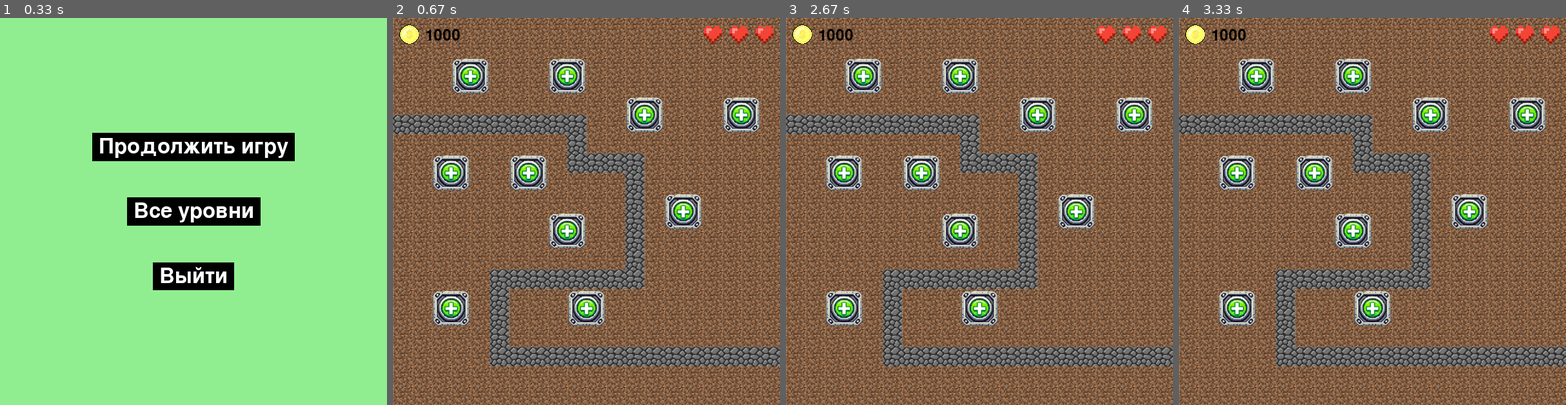
Above: before the commit, frames 1-4 (left to right).
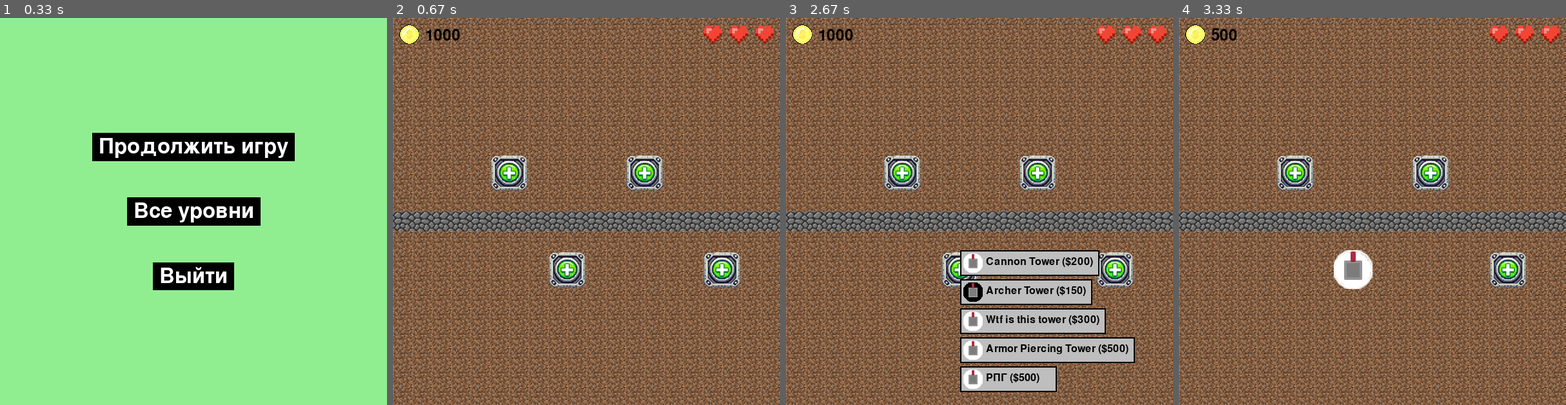
Above: after the commit, the same moments.

Repository: cerXXXX/pygame-project
Game: pygame game, started from main.py
The game is run twice, just before and just after one commit, with the same random seed, the same clock (stepped at 60 frames per second) and the same inputs.
Inputs (mouse positions are in pixels of both pictures, inside the frame that each line leads up to):
- Up to frame 1 (0.33 s): no input
- Up to frame 2 (0.67 s): click "Продолжить игру" at 0.38 s
- Up to frame 3 (2.67 s): click (979, 234) at 0.72 s; click (979, 257) at 2.55 s
- Up to frame 4 (3.33 s): click (1519, 358) at 2.88 s

Frame 1 is identical in both runs. In frame 2, 25% of the frame differs, in the area x 0-100%, y 10-90%; in frame 3, 33%, in the area x 0-100%, y 10-97%; in frame 4, 25%.

Commit message:
Сделаны 1 - 6 уровни

Diff:
--- a/board.py
+++ b/board.py
@@ -179,6 +179,8 @@
                     self.announcements.append(Announcement('Заморозка!', master=self))
                     self.curr_super_event = FreezeEvent(frequency=super_event.frequency, board=self)
                     self.curr_super_event.start_time = time.time()
+                else:
+                    pass
 
         if self.curr_super_event:
             self.curr_super_event.update(screen)
--- a/data.py
+++ b/data.py
@@ -54,36 +54,27 @@
     }
 ]
 
-ways_data = {1: [(-1, 5), (0, 5), (1, 5), (2, 5), (3, 5), (4, 5), (5, 5), (6, 5), (7, 5), (8, 5), (9, 5),
-                 (9, 6), (9, 7), (10, 7), (11, 7), (12, 7), (12, 8), (12, 9), (12, 10), (12, 11), (12, 12),
-                 (12, 13), (11, 13), (10, 13), (9, 13), (8, 13), (7, 13), (6, 13), (5, 13), (5, 14), (5, 15), (5, 16),
-                 (5, 17), (6, 17), (7, 17), (8, 17), (9, 17), (10, 17), (11, 17), (12, 17), (13, 17),
-                 (14, 17), (15, 17), (16, 17), (17, 17), (18, 17), (19, 17), (20, 17)],
-             2: [(0, 5), (1, 5), (2, 5), (3, 5), (4, 5), (5, 5), (6, 5), (7, 5), (8, 5), (9, 5),
-                 (9, 6), (9, 7), (10, 7), (11, 7), (12, 7), (12, 8), (12, 9), (12, 10), (12, 11), (12, 12),
-                 (12, 13), (11, 13), (10, 13), (9, 13), (8, 13), (7, 13), (6, 13), (5, 13), (5, 14), (5, 15), (5, 16),
-                 (5, 17), (6, 17), (7, 17), (8, 17), (9, 17), (10, 17), (11, 17), (12, 17), (13, 17),
-                 (14, 17), (15, 17), (16, 17), (17, 17), (18, 17), (19, 17)],
-             3: [(0, 5), (1, 5), (2, 5), (3, 5), (4, 5), (5, 5), (6, 5), (7, 5), (8, 5), (9, 5),
-                 (9, 6), (9, 7), (10, 7), (11, 7), (12, 7), (12, 8), (12, 9), (12, 10), (12, 11), (12, 12),
-                 (12, 13), (11, 13), (10, 13), (9, 13), (8, 13), (7, 13), (6, 13), (5, 13), (5, 14), (5, 15), (5, 16),
-                 (5, 17), (6, 17), (7, 17), (8, 17), (9, 17), (10, 17), (11, 17), (12, 17), (13, 17),
-                 (14, 17), (15, 17), (16, 17), (17, 17), (18, 17), (19, 17)],
-             4: [(0, 5), (1, 5), (2, 5), (3, 5), (4, 5), (5, 5), (6, 5), (7, 5), (8, 5), (9, 5),
-                 (9, 6), (9, 7), (10, 7), (11, 7), (12, 7), (12, 8), (12, 9), (12, 10), (12, 11), (12, 12),
-                 (12, 13), (11, 13), (10, 13), (9, 13), (8, 13), (7, 13), (6, 13), (5, 13), (5, 14), (5, 15), (5, 16),
-                 (5, 17), (6, 17), (7, 17), (8, 17), (9, 17), (10, 17), (11, 17), (12, 17), (13, 17),
-                 (14, 17), (15, 17), (16, 17), (17, 17), (18, 17), (19, 17)],
-             5: [(0, 5), (1, 5), (2, 5), (3, 5), (4, 5), (5, 5), (6, 5), (7, 5), (8, 5), (9, 5),
-                 (9, 6), (9, 7), (10, 7), (11, 7), (12, 7), (12, 8), (12, 9), (12, 10), (12, 11), (12, 12),
-                 (12, 13), (11, 13), (10, 13), (9, 13), (8, 13), (7, 13), (6, 13), (5, 13), (5, 14), (5, 15), (5, 16),
-                 (5, 17), (6, 17), (7, 17), (8, 17), (9, 17), (10, 17), (11, 17), (12, 17), (13, 17),
-                 (14, 17), (15, 17), (16, 17), (17, 17), (18, 17), (19, 17)],
-             6: [(0, 5), (1, 5), (2, 5), (3, 5), (4, 5), (5, 5), (6, 5), (7, 5), (8, 5), (9, 5),
-                 (9, 6), (9, 7), (10, 7), (11, 7), (12, 7), (12, 8), (12, 9), (12, 10), (12, 11), (12, 12),
-                 (12, 13), (11, 13), (10, 13), (9, 13), (8, 13), (7, 13), (6, 13), (5, 13), (5, 14), (5, 15), (5, 16),
-                 (5, 17), (6, 17), (7, 17), (8, 17), (9, 17), (10, 17), (11, 17), (12, 17), (13, 17),
-                 (14, 17), (15, 17), (16, 17), (17, 17), (18, 17), (19, 17)],
+ways_data = {1: [(-1, 10), (0, 10), (1, 10), (2, 10), (3, 10), (4, 10), (5, 10), (6, 10), (7, 10), (8, 10), (9, 10),
+                 (10, 10), (11, 10), (12, 10), (13, 10), (14, 10), (15, 10), (16, 10), (17, 10), (18, 10), (19, 10)],
+             2: [(-1, 10), (0, 10), (1, 10), (2, 10), (3, 10), (4, 10), (5, 10), (6, 10), (7, 10), (8, 10), (9, 10),
+                 (10, 10), (11, 10), (12, 10), (13, 10), (14, 10), (15, 10), (16, 10), (17, 10), (18, 10), (19, 10)],
+             3: [(0, 5), (1, 5), (2, 5), (3, 5), (4, 5), (5, 5), (6, 5), (7, 5), (8, 5), (9, 5), (10, 5), (11, 5),
+                 (12, 5), (13, 5), (14, 5), (14, 6), (14, 7), (14, 8), (14, 9), (14, 10), (14, 11), (14, 12), (14, 13),
+                 (14, 14), (14, 15), (14, 16), (14, 17), (14, 18), (14, 19)],
+             4: [(0, 5), (1, 5), (2, 5), (3, 5), (4, 5), (5, 5), (6, 5), (7, 5), (8, 5), (9, 5), (10, 5), (11, 5),
+                 (12, 5), (13, 5), (14, 5), (14, 6), (14, 7), (14, 8), (14, 9), (14, 10), (14, 11), (14, 12), (14, 13),
+                 (14, 14), (14, 15), (14, 16), (14, 17), (14, 18), (14, 19)],
+             5: [(-1, 11), (0, 11), (1, 11), (2, 11), (3, 11), (4, 11), (5, 11), (6, 11), (6, 10), (6, 9), (6, 8),
+                 (6, 7), (7, 7), (8, 7), (9, 7), (10, 7),
+                 (11, 7), (12, 7), (13, 7), (13, 8), (13, 9),
+                 (13, 10), (13, 11), (14, 11), (15, 11), (16, 11),
+                 (17, 11), (18, 11), (19, 11)],
+             6: [(-1, 11), (0, 11), (1, 11), (2, 11), (3, 11), (4, 11), (5, 11), (6, 11), (6, 10), (6, 9), (6, 8),
+                 (6, 7), (7, 7), (8, 7), (9, 7), (10, 7),
+                 (11, 7), (12, 7), (13, 7), (13, 8), (13, 9),
+                 (13, 10), (13, 11), (14, 11), (15, 11), (16, 11),
+                 (17, 11), (18, 11), (19, 11)],
+
              7: [(0, 5), (1, 5), (2, 5), (3, 5), (4, 5), (5, 5), (6, 5), (7, 5), (8, 5), (9, 5),
                  (9, 6), (9, 7), (10, 7), (11, 7), (12, 7), (12, 8), (12, 9), (12, 10), (12, 11), (12, 12),
                  (12, 13), (11, 13), (10, 13), (9, 13), (8, 13), (7, 13), (6, 13), (5, 13), (5, 14), (5, 15), (5, 16),
@@ -138,12 +129,12 @@
                    9: None,
                    10: None}
 
-building_places_data = {1: [(3, 2), (2, 7), (6, 7), (8, 2), (12, 4), (14, 9), (17, 4), (8, 10), (2, 14), (9, 14)],
-                        2: [(3, 2), (2, 7), (6, 7), (8, 2), (12, 4), (14, 9), (17, 4), (8, 10), (2, 14), (9, 14)],
-                        3: [(3, 2), (2, 7), (6, 7), (8, 2), (12, 4), (14, 9), (17, 4), (8, 10), (2, 14), (9, 14)],
-                        4: [(3, 2), (2, 7), (6, 7), (8, 2), (12, 4), (14, 9), (17, 4), (8, 10), (2, 14), (9, 14)],
-                        5: [(3, 2), (2, 7), (6, 7), (8, 2), (12, 4), (14, 9), (17, 4), (8, 10), (2, 14), (9, 14)],
-                        6: [(3, 2), (2, 7), (6, 7), (8, 2), (12, 4), (14, 9), (17, 4), (8, 10), (2, 14), (9, 14)],
+building_places_data = {1: [(5, 7), (12, 7), (8, 12), (16, 12)],
+                        2: [(5, 7), (12, 7), (8, 12), (16, 12)],
+                        3: [(7, 2), (2, 7), (10, 8), (10, 14)],
+                        4: [(7, 2), (2, 7), (10, 8), (10, 14)],
+                        5: [(9, 4), (2, 7), (16, 7), (9, 9)],
+                        6: [(9, 4), (2, 7), (16, 7), (9, 9)],
                         7: [(3, 2), (2, 7), (6, 7), (8, 2), (12, 4), (14, 9), (17, 4), (8, 10), (2, 14), (9, 14)],
                         8: [(3, 2), (2, 7), (6, 7), (8, 2), (12, 4), (14, 9), (17, 4), (8, 10), (2, 14), (9, 14)],
                         9: [(3, 2), (2, 7), (6, 7), (8, 2), (12, 4), (14, 9), (17, 4), (8, 10), (2, 14), (9, 14)],
--- a/test.py
+++ b/test.py
@@ -1,29 +1,117 @@
 import pygame
-import pygame_gui
+from collections import deque
 
-pygame.init()
 
-pygame.display.set_caption('Quick Start')
-window_surface = pygame.display.set_mode((800, 600))
+class Board:
+    # создание поля
+    def __init__(self, width, height, left=10, top=10, cell_size=30):
+        self.width = width
+        self.height = height
+        self.board = [[0] * width for _ in range(height)]
+        # значения по умолчанию
+        self.left = left
+        self.top = top
+        self.cell_size = cell_size
 
-background = pygame.Surface((800, 600))
-background.fill(pygame.Color('#000000'))
+    # настройка внешнего вида
+    def set_view(self, left, top, cell_size):
+        self.left = left
+        self.top = top
+        self.cell_size = cell_size
 
-manager = pygame_gui.UIManager((800, 600))
+    def render(self, screen):
+        for y in range(self.height):
+            for x in range(self.width):
+                if self.board[y][x] == 1:
+                    pygame.draw.rect(screen, 'white',
+                                     (x * self.cell_size + self.left,
+                                      y * self.cell_size + self.top, self.cell_size, self.cell_size))
+                else:
+                    pygame.draw.rect(screen, 'white',
+                                     (x * self.cell_size + self.left,
+                                      y * self.cell_size + self.top, self.cell_size, self.cell_size), 1)
 
-hello_button = pygame_gui.elements.UIButton(relative_rect=pygame.Rect((350, 275), (100, 50)),
-                                            text='Say Hello',
-                                            manager=manager)
+    def get_cell(self, pos):
+        cell_x = (pos[0] - self.left) // self.cell_size
+        cell_y = (pos[1] - self.top) // self.cell_size
+        if cell_x < 0 or cell_x >= self.width or cell_y < 0 or cell_y >= self.height:
+            return None
+        return cell_x, cell_y
 
-clock = pygame.time.Clock()
-is_running = True
+    def on_click(self, cell):
+        self.board[cell[1]][cell[0]] = not self.board[cell[1]][cell[0]]
+        a = []
+        for y in range(self.height):
+            for x in range(self.width):
+                if self.board[y][x] == 1:
+                    a.append((x, y))
+        _, path = bfs(self.board, a[0], a[-1])
+        print(path)
 
-while is_running:
-    time_delta = clock.tick(60) / 1000.0
-    for event in pygame.event.get():
-        if event.type == pygame.QUIT:
-            is_running = False
+    def get_click(self, mouse_pos):
+        cell = self.get_cell(mouse_pos)
+        self.on_click(cell)
 
-    pygame.draw.circle(window_surface, (0, 255, 255), (350, 275), 50)
 
-    pygame.display.update()
+data = [(0, 11), (1, 11), (2, 11), (3, 11), (4, 11), (5, 11), (6, 11), (6, 7), (7, 7), (8, 7), (9, 7), (10, 7), (11, 7), (12, 7), (13, 7), (6, 8), (13, 8), (6, 9), (13, 9), (6, 10),
+        (13, 10), (13, 11), (14, 11), (15, 11), (16, 11),
+        (17, 11), (18, 11), (19, 11)]
+
+
+def bfs(field, start, end):
+    n = len(field)
+    m = len(field[0])
+    inf = 10 ** 9
+    delta = [(0, -1), (0, 1), (-1, 0), (1, 0)]
+    d = [[inf] * m for _ in range(n)]
+    p = [[None] * m for _ in range(n)]
+    used = [[False] * m for _ in range(n)]
+    queue = deque()
+    d[start[0]][start[1]] = 0
+    used[start[0]][start[1]] = True
+    queue.append(start)
+    while len(queue) != 0:
+        x, y = queue.popleft()
+        for dx, dy in delta:
+            nx, ny = x + dx, y + dy
+            if not (not (0 <= nx < n) or not (0 <= ny < m) or used[nx][ny]) and field[nx][ny] == 1:
+                d[nx][ny] = d[x][y] + 1
+                p[nx][ny] = (x, y)
+                used[nx][ny] = True
+                queue.append((nx, ny))
+    way_len = d[end[1]][end[0]]
+
+    curr = end[::-1]
+    path = []
+    while curr is not None:
+        path.append(curr)
+        curr = p[curr[0]][curr[1]]
+    return way_len, path[:-1]
+
+
+if __name__ == '__main__':
+    pygame.init()
+    pygame.display.set_caption('pygame')
+    size = width, height = 20 * 30 + 10, 20 * 30 + 10
+    screen = pygame.display.set_mode(size)
+
+    fps = 60
+
+    running = True
+    clock = pygame.time.Clock()
+    board = Board(20, 20)
+    for (x, y) in data:
+        board.board[y][x] = 1
+    while running:
+        for event in pygame.event.get():
+            if event.type == pygame.QUIT:
+                running = False
+            if event.type == pygame.MOUSEBUTTONDOWN:
+                board.get_click(event.pos)
+
+        screen.fill((0, 0, 0))
+        board.render(screen)
+
+        pygame.display.flip()
+        clock.tick(fps)
+    pygame.quit()
